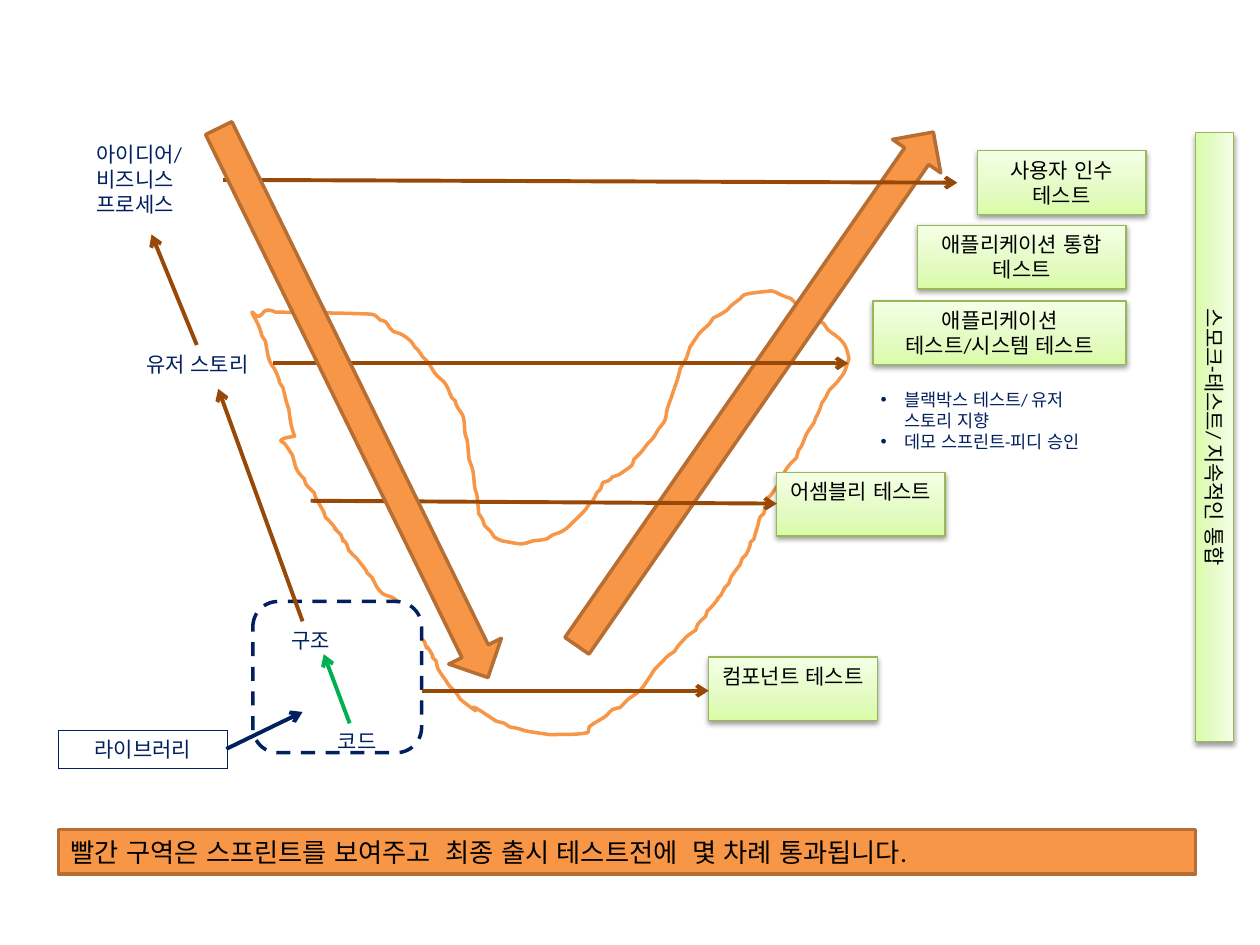
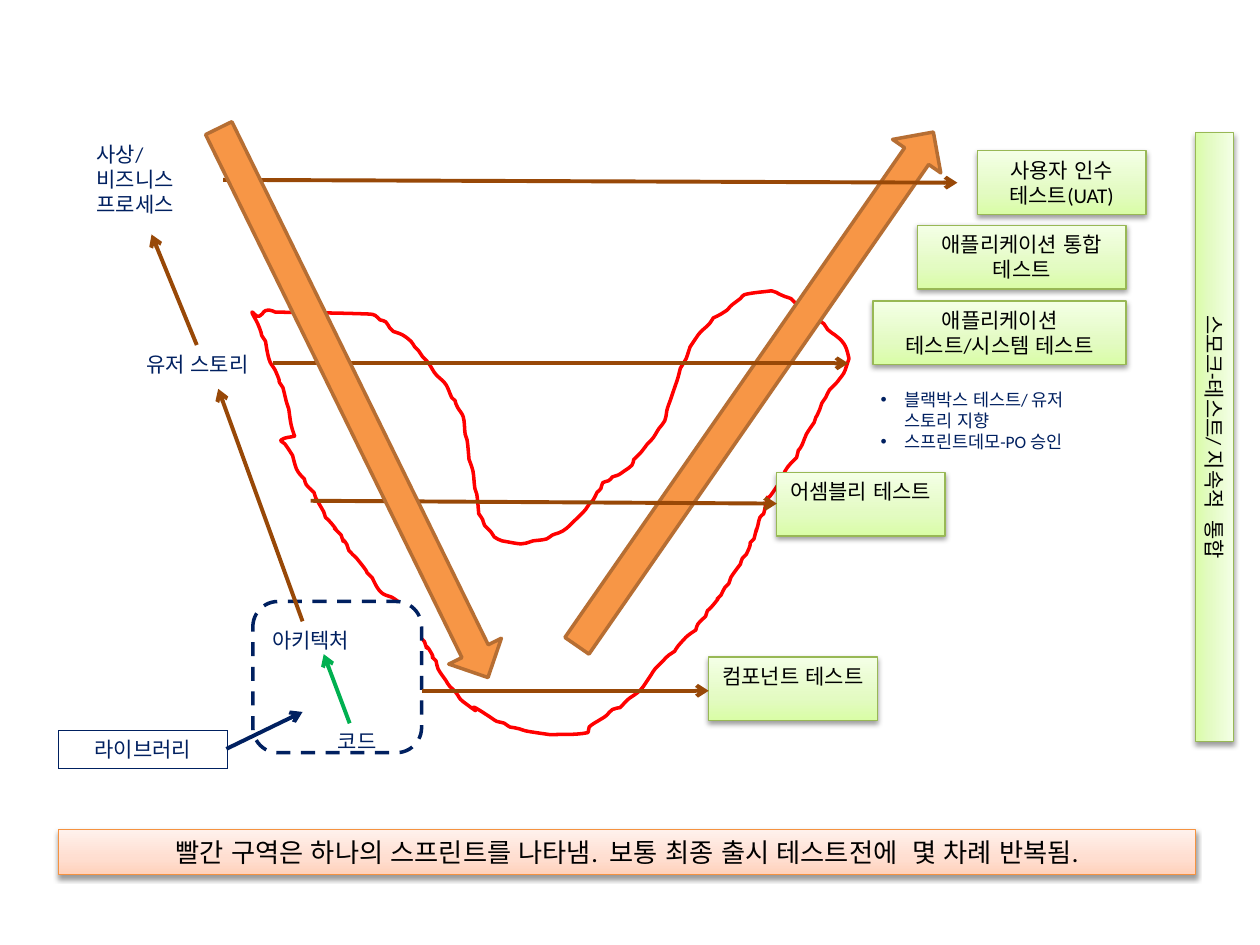
Before and after one commit to acn1/test-auto, a slide deck: slide 3 of TMON_애자일_테스팅_가이드_v0.2_김태영작업_수정.pptx. Drawn at 1260x945 pixels with LibreOffice and Linux fonts; fonts in the diff are those of the drawing. Boxes give left, top, right and bottom in pixels: in the first picture for what was removed or moved away, otherwise in the second. Text is boxed around its words. In the diff, an @@ line names an element or a change of style, - is before the commit and + after.

```diff
--- a/TMON_애자일_테스팅_가이드_v0.2_김태영작업_수정.pptx
+++ b/TMON_애자일_테스팅_가이드_v0.2_김태영작업_수정.pptx
@@ text at (97, 144, 144, 164): text changed @@
-아이디어/
+사상/
@@ text in rectangle at (1009, 160, 1113, 206): text changed @@
-사용자 인수 테스트
+사용자 인수 테스트(UAT)
@@ freeform shape at (252, 291, 849, 735): outline #F79646 2 pt to #FF0000 2 pt @@
@@ text in rectangle at (1201, 329, 1231, 558): text changed @@
-스모크-테스트/ 지속적인 통합
+스모크-테스트/ 지속적 통합
@@ text at (904, 433, 1062, 450): text changed @@
-• 데모 스프린트-피디 승인
+• 스프린트데모-PO 승인
@@ text at (272, 630, 349, 650): text changed @@
-구조
+아키텍처
@@ rectangle "빨간 구역은 하나의 스프린트를 나타냄. ..." at (58, 829, 1194, 873): fill #F79646 to gradient #FFD2BD to #FFDED0 to #FFF2ED; outline #B76F34 2 pt to #F69240 0.75 pt; shadow on @@
@@ text in rectangle at (176, 840, 1078, 864): text changed @@
-빨간 구역은 스프린트를 보여주고 최종 출시 테스트전에 몇 차례 통과됩니다.
+빨간 구역은 하나의 스프린트를 나타냄. 보통 최종 출시 테스트전에 몇 차례 반복됨.
```
Also in this commit, not shown: 1 slide added, 1 slide removed, 1 other file.
